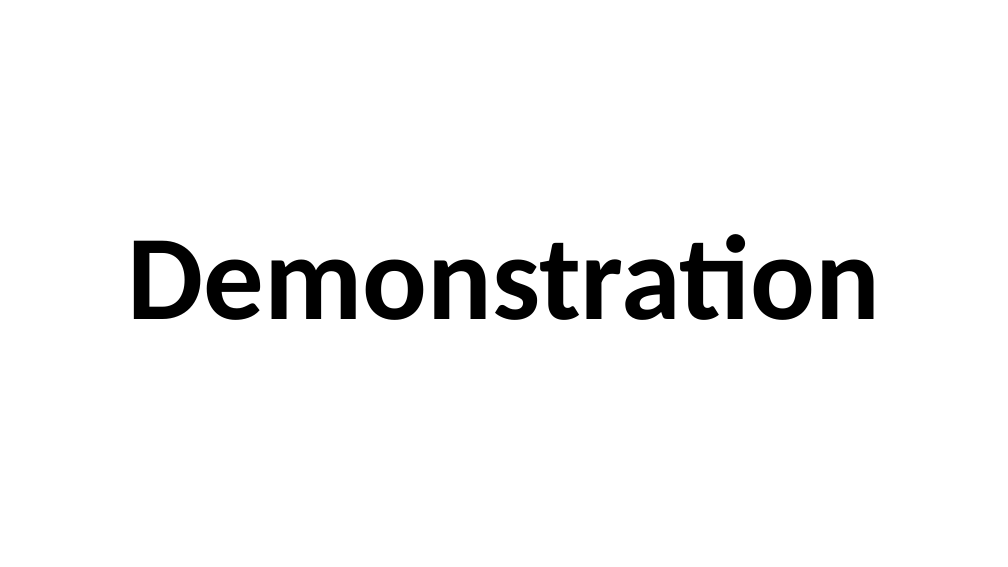
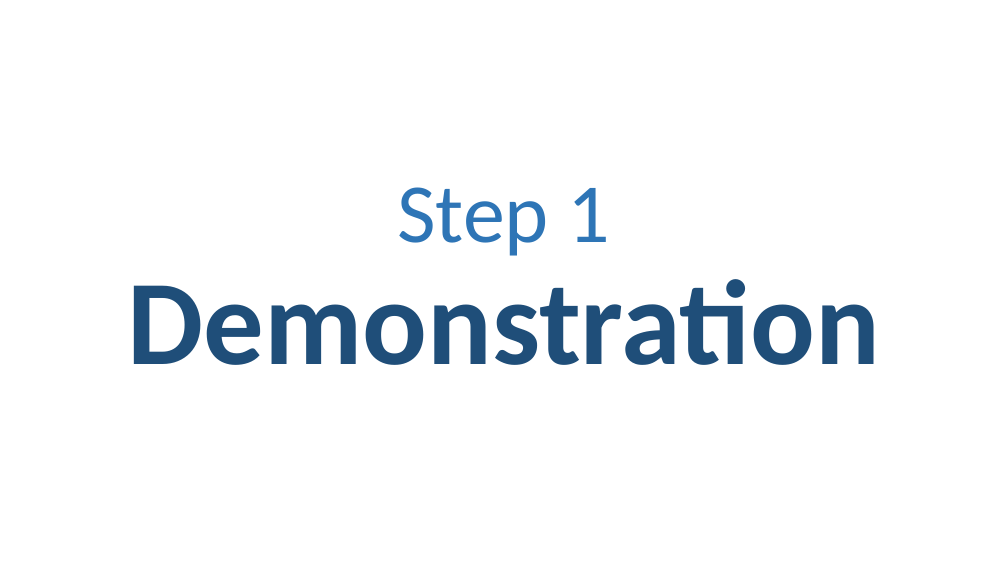
Before and after one commit to mingfeisun/EngagementRLfD-user-study, a slide deck: slide 2 of teaching-learning-outcome.pptx. Drawn at 1008x567 pixels with LibreOffice and Linux fonts; fonts in the diff are those of the drawing. Boxes give left, top, right and bottom in pixels: in the first picture for what was removed or moved away, otherwise in the second. Text is boxed around its words. In the diff, an @@ line names an element or a change of style, - is before the commit and + after.

```diff
--- a/teaching-learning-outcome.pptx
+++ b/teaching-learning-outcome.pptx
@@ title at (x1=128, y1=187, x2=880, y2=365): text changed; text colour #000000 to #1F4E79 @@
-Demonstration
+Step 1
+Demonstration
```
Also in this commit, not shown: 2 other slides changed, 7 other files.
